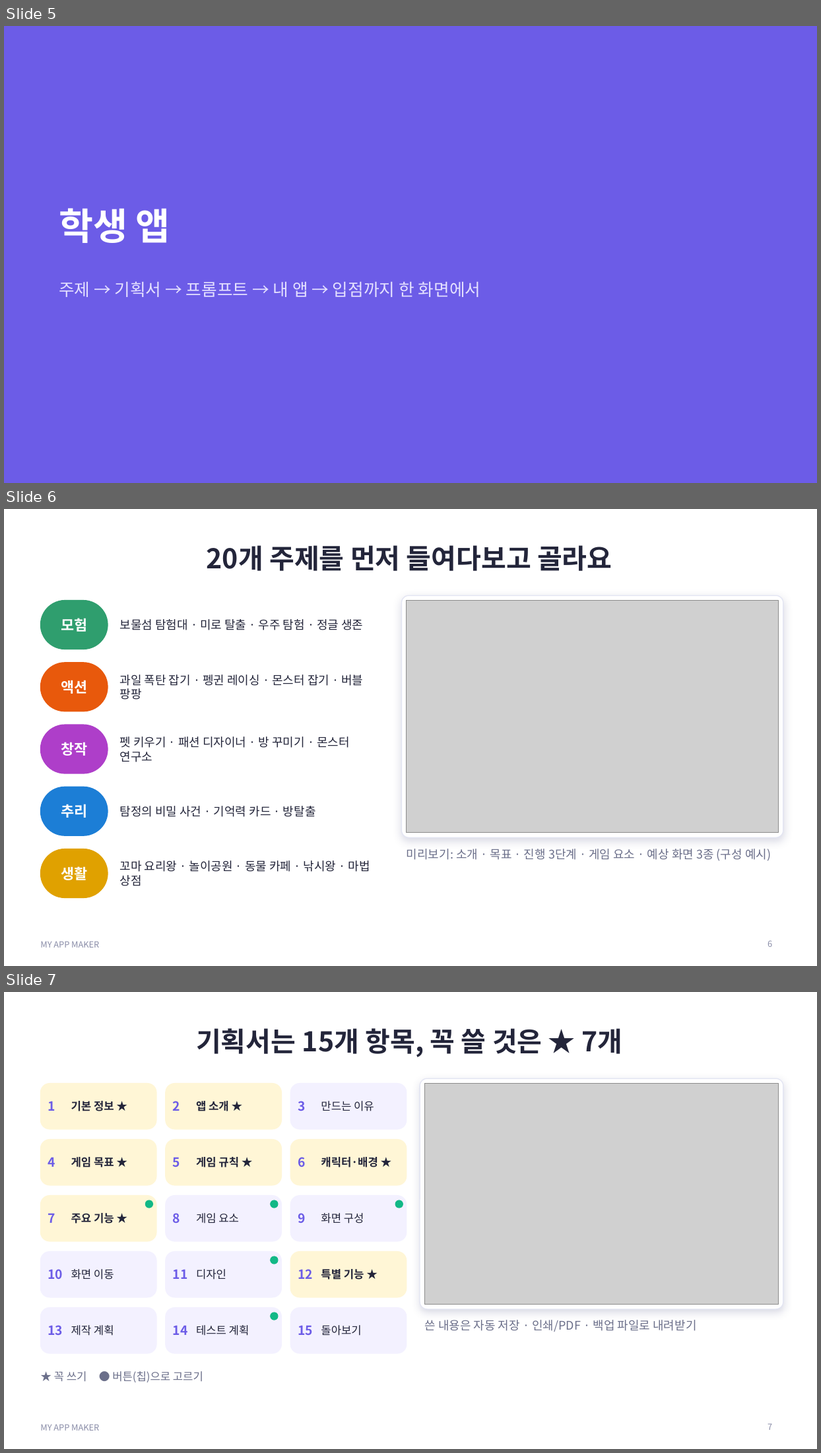
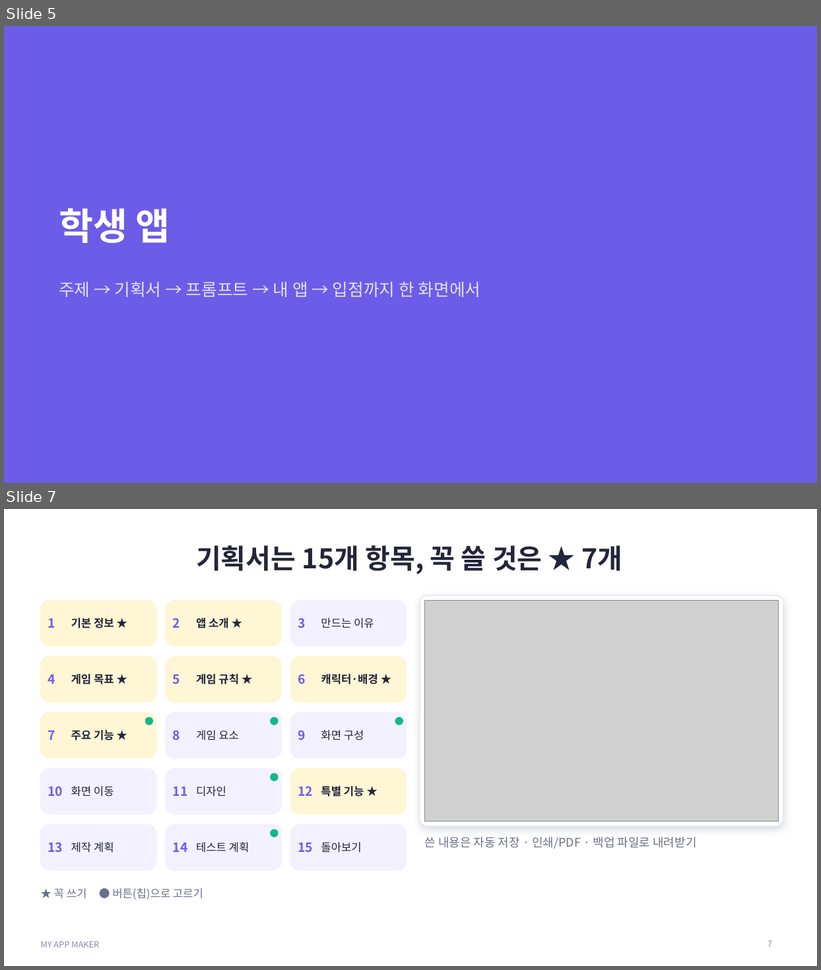
Before and after one commit to laonhyeum-collab/thedream, a slide deck: myappmaker/slides/MY_APP_MAKER_프로젝트_소개.pptx. Shown one above the other, each under a label of ours: slides 5, 6 and 7 before the commit, slides 5 and 7 after it; the slides between them are not shown. The pictures are 821x1453 and 821x970 pixels, drawn with LibreOffice and Linux fonts; fonts in the diff are those of the drawing; grey boxes stand for pictures. Boxes give left, top, right and bottom in pixels: in the first picture for what was removed or moved away, otherwise in the second. Text is boxed around its words. In the diff, an @@ line names an element or a change of style, - is before the commit and + after.

```diff
--- a/myappmaker/slides/MY_APP_MAKER_프로젝트_소개.pptx
+++ b/myappmaker/slides/MY_APP_MAKER_프로젝트_소개.pptx
@@ slide 6 removed at [4,509,817,966], background #FFFFFF; not listed: 1 template element that a slide beside it also shows @@
@@ title removed at [207,545,612,571] @@
-20개 주제를 먼저 들여다보고 골라요
@@ rounded rectangle removed at [40,601,108,650] @@
@@ rounded rectangle removed at [402,595,783,838] @@
@@ picture removed at [407,601,779,833] @@
@@ text removed at [61,618,87,632] @@
-모험
@@ text removed at [120,619,363,630] @@
-보물섬 탐험대 · 미로 탈출 · 우주 탐험 · 정글 생존
@@ rounded rectangle removed at [40,663,108,712] @@
@@ text removed at [61,680,87,694] @@
-액션
@@ text removed at [120,675,363,700] @@
-과일 폭탄 잡기 · 펭귄 레이싱 · 몬스터 잡기 · 버블 팡팡
@@ rounded rectangle removed at [40,725,108,774] @@
@@ text removed at [61,742,87,756] @@
-창작
@@ text removed at [120,737,350,762] @@
-펫 키우기 · 패션 디자이너 · 방 꾸미기 · 몬스터 연구소
@@ rounded rectangle removed at [40,787,108,836] @@
@@ text removed at [61,804,87,818] @@
-추리
@@ text removed at [120,806,316,817] @@
-탐정의 비밀 사건 · 기억력 카드 · 방탈출
@@ rounded rectangle removed at [40,850,108,898] @@
@@ text removed at [120,861,370,887] @@
-꼬마 요리왕 · 놀이공원 · 동물 카페 · 낚시왕 · 마법 상점
@@ text removed at [407,849,771,861] @@
-미리보기: 소개 · 목표 · 진행 3단계 · 게임 요소 · 예상 화면 3종 (구성 예시)
@@ text removed at [61,867,87,881] @@
-생활
@@ page number removed at [768,941,772,947] @@
-6
```
Also in this commit, not shown: 2 slides changed, 1 slide added, 17 other files.
